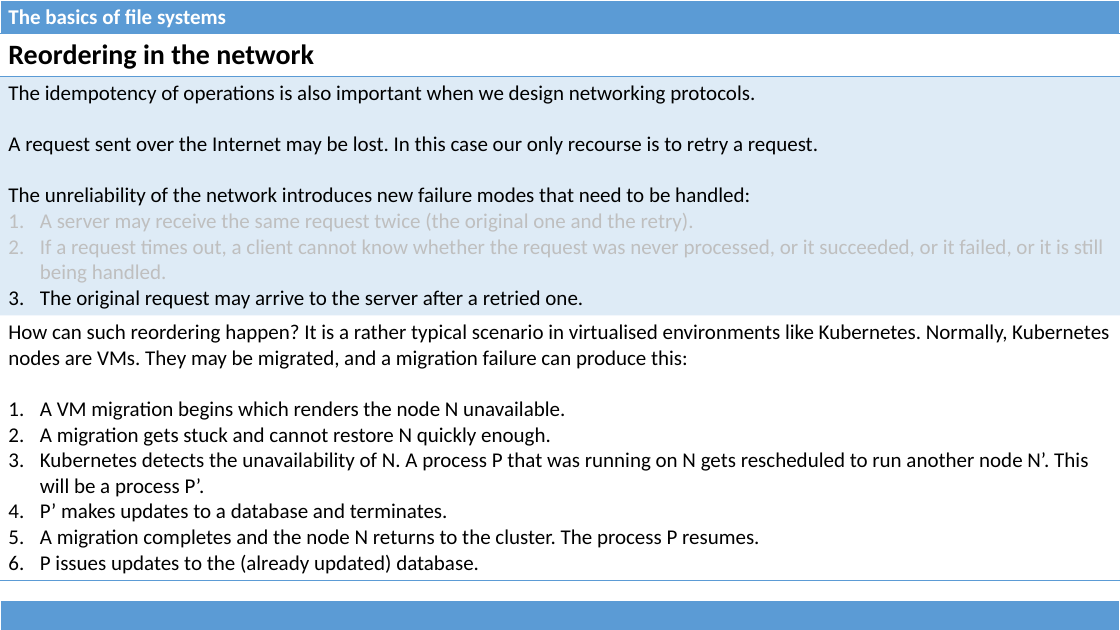
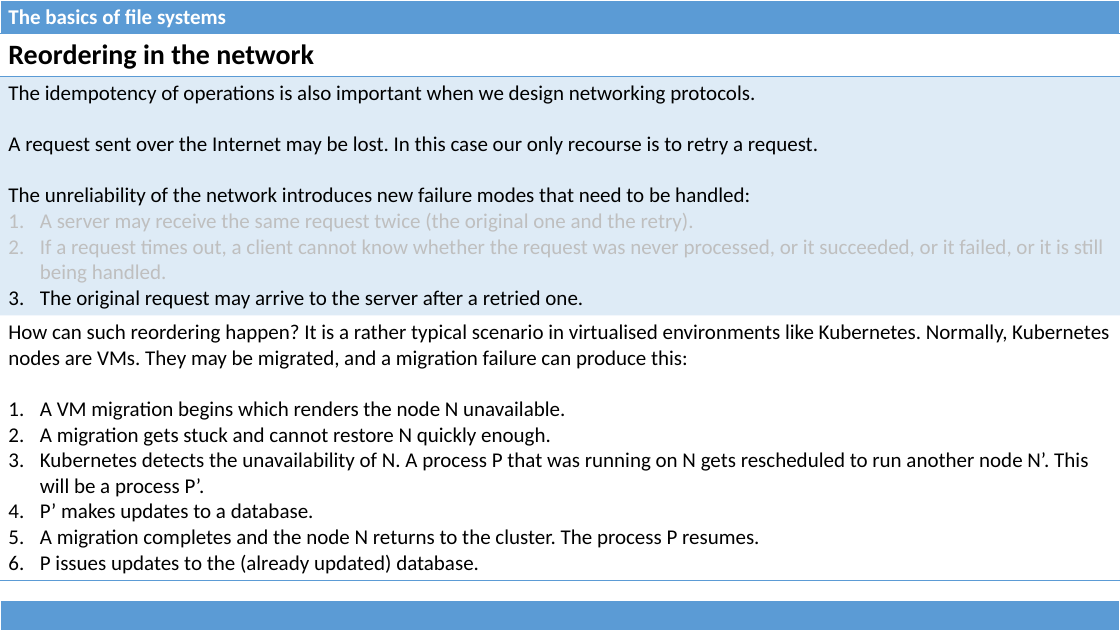
Before and after one commit to dominiquelefevre/filesystems-101-jb, a slide deck: slide 39 of talks/src/class04.pptx (slide 38 before the commit). Drawn at 1120x630 pixels with LibreOffice and Linux fonts; fonts in the diff are those of the drawing. Boxes give left, top, right and bottom in pixels: in the first picture for what was removed or moved away, otherwise in the second. Text is boxed around its words. In the diff, an @@ line names an element or a change of style, - is before the commit and + after.

```diff
--- a/talks/src/class04.pptx
+++ b/talks/src/class04.pptx
@@ table at box(0, 34, 1120, 578) @@
-row 3, column 1: How can such reordering happen? It is a rather typical scenario in virtualised environments like Kubernetes. Normally, Kubernetes nodes are VMs. They may be migrated, and a migration failure can produce this: / A VM migration begins which renders the node N unavailable. / A migration gets stuck and cannot restore N quickly enough. / Kubernetes detects the unavailability of N. A process P that was running on N gets rescheduled to run another node N’. This will be a process P’. / P’ makes updates to a database and terminates. / A migration completes and the node N returns to the cluster. The process P resumes. / P issues updates to the (already updated) database.
+row 3, column 1: How can such reordering happen? It is a rather typical scenario in virtualised environments like Kubernetes. Normally, Kubernetes nodes are VMs. They may be migrated, and a migration failure can produce this: / A VM migration begins which renders the node N unavailable. / A migration gets stuck and cannot restore N quickly enough. / Kubernetes detects the unavailability of N. A process P that was running on N gets rescheduled to run another node N’. This will be a process P’. / P’ makes updates to a database. / A migration completes and the node N returns to the cluster. The process P resumes. / P issues updates to the (already updated) database.
```
Also in this commit, not shown: 3 other slides changed, 1 slide added, 1 other file.
